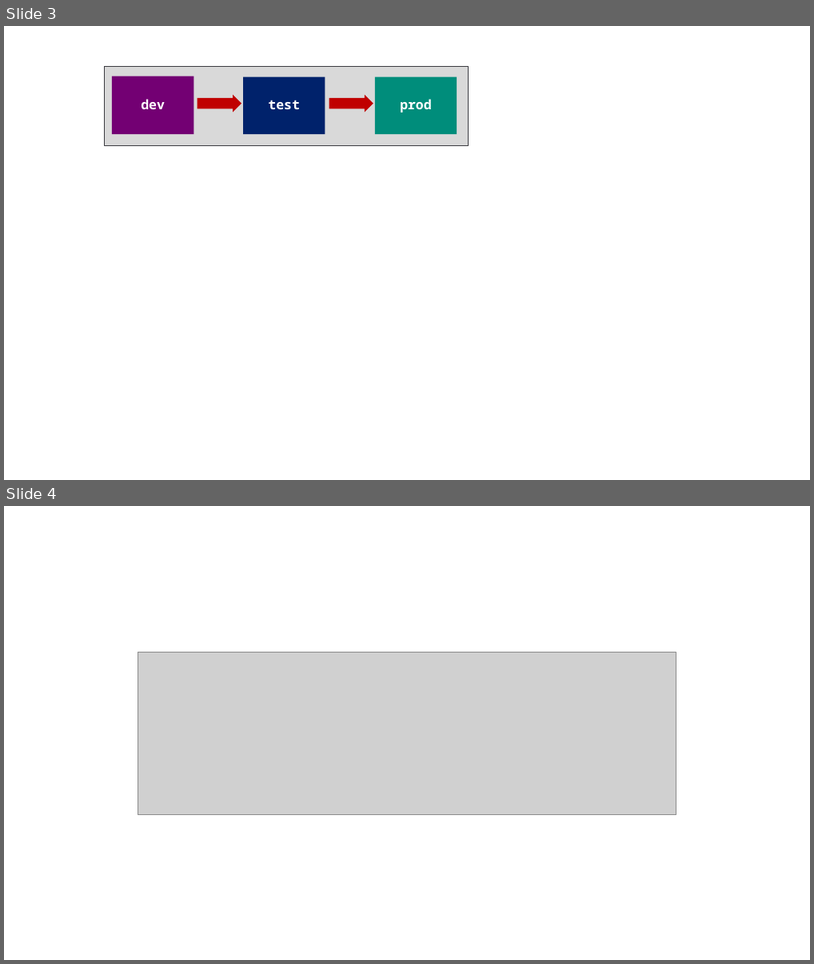
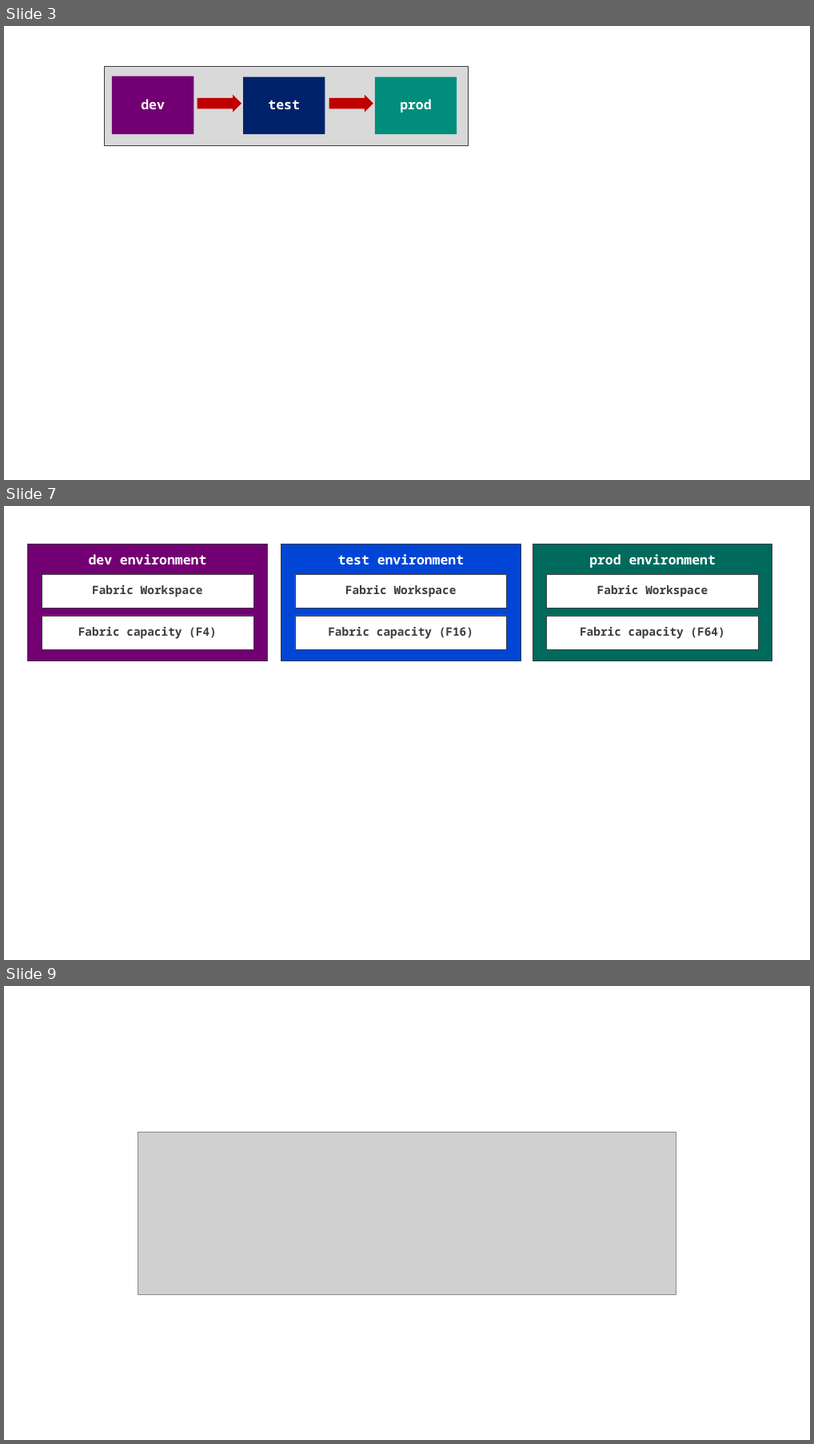
Before and after one commit to FabricDevCamp/fabric-cicd-whitepaper, a slide deck: pptx/Part 1 - Overview of Fabric CICD.pptx. Shown one above the other, each under a label of ours: slides 3 and 4 before the commit, slides 3, 7 and 9 after it; the slides between them are not shown. The pictures are 814x964 and 814x1444 pixels, drawn with LibreOffice and Linux fonts; fonts in the diff are those of the drawing; grey boxes stand for pictures. Boxes give left, top, right and bottom in pixels: in the first picture for what was removed or moved away, otherwise in the second. Text is boxed around its words. In the diff, an @@ line names an element or a change of style, - is before the commit and + after.

```diff
--- a/pptx/Part 1 - Overview of Fabric CICD.pptx
+++ b/pptx/Part 1 - Overview of Fabric CICD.pptx
@@ slide 7 added at box(4, 506, 810, 960), background #FFFFFF @@
@@ rectangle added at box(28, 544, 267, 660), fill #730073, outline #3C3C41 0.75 pt, 16 pt, text #FFFFFF, bold @@
+dev environment
@@ rectangle added at box(282, 544, 521, 660), fill #0045D6, outline #3C3C41 0.75 pt, 16 pt, text #FFFFFF, bold @@
+test environment
@@ rectangle added at box(533, 544, 773, 660), fill #006A5C, outline #3C3C41 0.75 pt, 16 pt, text #FFFFFF, bold @@
+prod environment
@@ rectangle added at box(42, 574, 254, 608), fill #FFFFFF, outline #3C3C41 0.75 pt, 14 pt, text #3C3C41, bold @@
+Fabric Workspace
@@ rectangle added at box(295, 574, 507, 608), fill #FFFFFF, outline #3C3C41 0.75 pt, 14 pt, text #3C3C41, bold @@
+Fabric Workspace
@@ rectangle added at box(547, 574, 759, 608), fill #FFFFFF, outline #3C3C41 0.75 pt, 14 pt, text #3C3C41, bold @@
+Fabric Workspace
@@ rectangle added at box(42, 616, 254, 649), fill #FFFFFF, outline #3C3C41 0.75 pt, 14 pt, text #3C3C41, bold @@
+Fabric capacity (F4)
@@ rectangle added at box(295, 616, 507, 649), fill #FFFFFF, outline #3C3C41 0.75 pt, 14 pt, text #3C3C41, bold @@
+Fabric capacity (F16)
@@ rectangle added at box(547, 616, 759, 649), fill #FFFFFF, outline #3C3C41 0.75 pt, 14 pt, text #3C3C41, bold @@
+Fabric capacity (F64)
@@ what was slide 4 is now slide 9 @@
```
Also in this commit, not shown: 2 slides changed, 7 other slides added, 1 other file.
